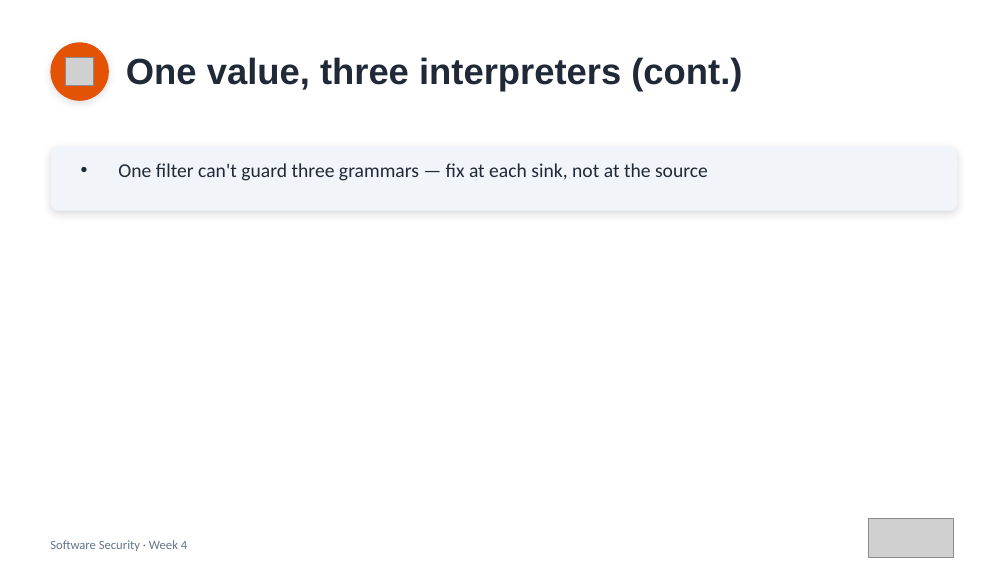
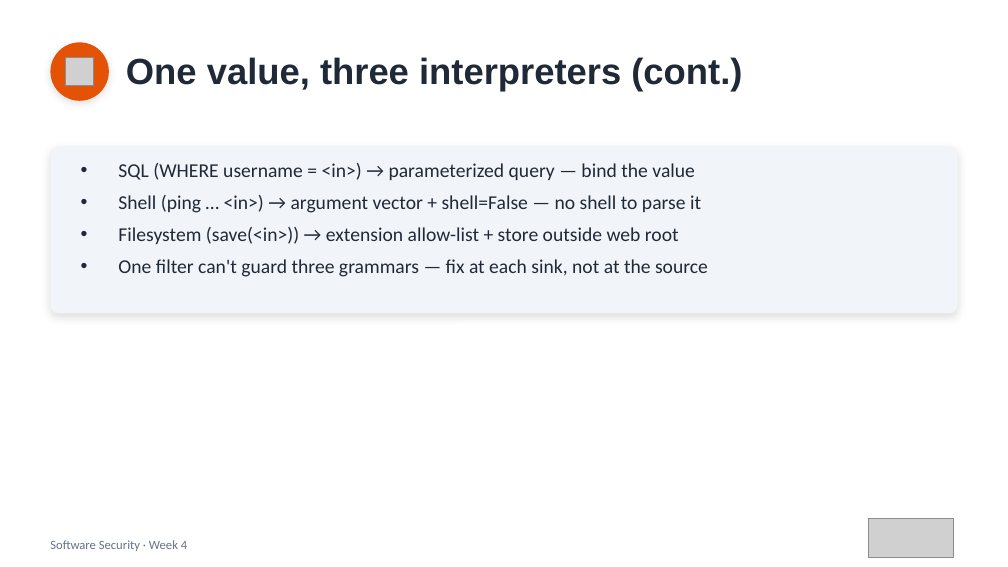
Before and after one commit to nutthakorn7/software-security, a slide deck: slide 21 of slides/pptx/week04.pptx. Drawn at 1008x567 pixels with LibreOffice and Linux fonts; fonts in the diff are those of the drawing; grey boxes stand for pictures. Boxes give left, top, right and bottom in pixels: in the first picture for what was removed or moved away, otherwise in the second. Text is boxed around its words. In the diff, an @@ line names an element or a change of style, - is before the commit and + after.

```diff
--- a/slides/pptx/week04.pptx
+++ b/slides/pptx/week04.pptx
@@ rounded rectangle: place and size @@
-rounded rectangle at [50,146,958,211]
+rounded rectangle at [50,146,958,313]
@@ rounded rectangle at [50,146,958,313]: proportions changed @@
@@ text at [118,163,701,244]: paragraphs added @@
+• SQL (WHERE username = <in>) → parameterized query — bind the value
+• Shell (ping … <in>) → argument vector + shell=False — no shell to parse it
+• Filesystem (save(<in>)) → extension allow-list + store outside web root
```
Also in this commit, not shown: 2 other slides changed, 18 other files.
